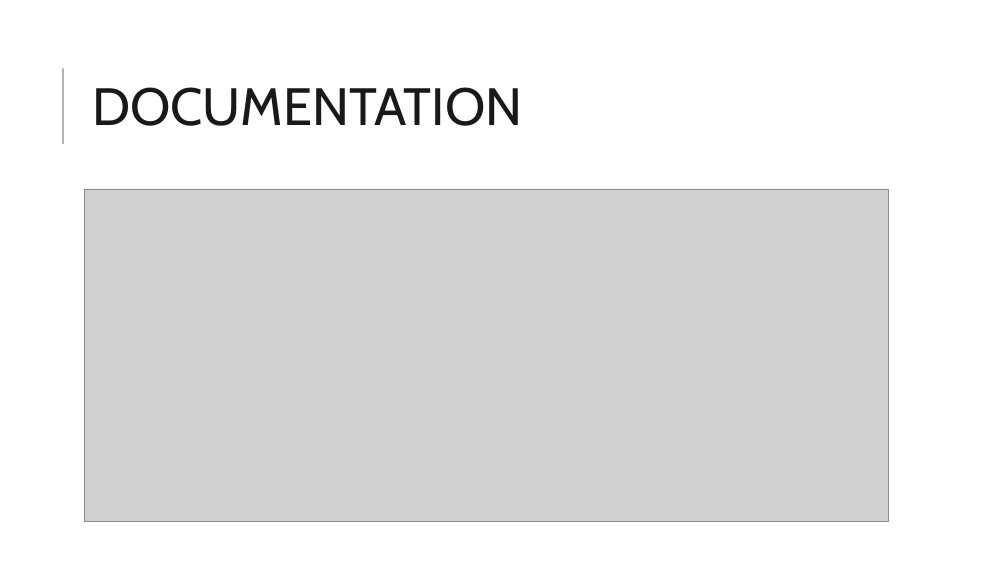
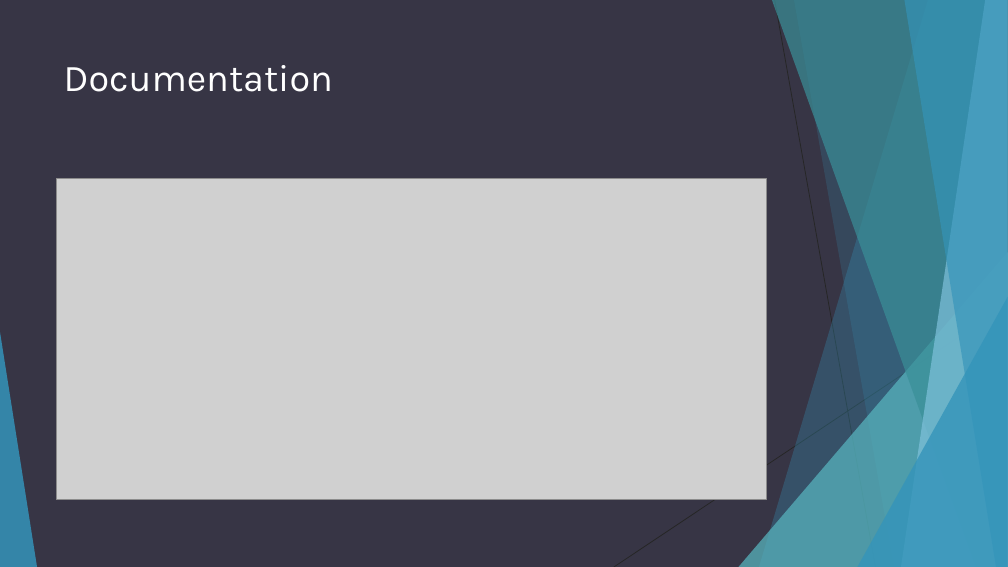
Before and after one commit to adhipoer/Chat, a slide deck: slide 9 of Chat Application with Encryption.ppt (slide 5 before the commit). Drawn at 1008x567 pixels with LibreOffice and Linux fonts; fonts in the diff are those of the drawing; grey boxes stand for pictures. Boxes give left, top, right and bottom in pixels: in the first picture for what was removed or moved away, otherwise in the second. Text is boxed around its words. In the diff, an @@ line names an element or a change of style, - is before the commit and + after.

```diff
--- a/Chat Application with Encryption.ppt
+++ b/Chat Application with Encryption.ppt
@@ background #FFFFFF to #373545 @@
@@ title "Documentation" at [64,65,333,92]: vertical alignment middle to top @@
@@ line removed from (63, 144) to (63, 68) @@
@@ title at [64,65,333,92]: text changed; size 50 to 36 pt; font Cabin to Karla; text colour #191919 to #FFFFFF @@
-DOCUMENTATION
+Documentation
@@ picture: place and size @@
-picture at [85,189,888,521]
+picture at [56,178,766,499]
@@ group added at [0,0,1007,567]: 5 freeform shapes, 3 triangles, 2 lines @@
```
Also in this commit, not shown: 4 other slides changed, 4 slides added.
